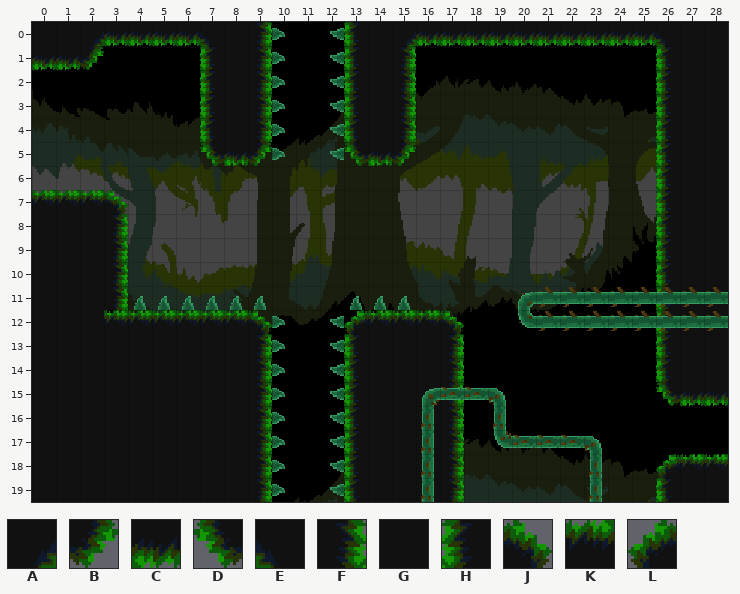
Tiled map (JSON) -- assets/tilemaps/levels/level1_6.json. Above, as it was before the edit.
Cells are 16x16 px. Shown: x 0..28, y 0..19.
Key: from "SheetB": A 105, B 106, C 107, D 108, E 109, F 118, G 120, H 122, J 132, K 133, L 134.
_ is an empty cell.
Layers that did not change in this view are not listed.
Layer "platforms" before, first column x 0:
 0 GGACCCCEGF___HGACCCCCCCCCCEGG
 1 CCB____HGF___HGF__________HGG
 2 _______HGF___HGF__________HGG
 3 _______HGF___HGF__________HGG
 4 _______HGF___HGF__________HGG
 5 _______DCB___DCB__________HGG
 6 __________________________HGG
 7 KKKJ______________________HGG
 8 GGGF______________________HGG
 9 GGGF______________________HGG
10 GGGF______________________HGG
11 GGGF______________________HGG
12 GGGKKKKKKJ___LKKKJ________HGG
13 GGGGGGGGGF___HGGGF________HGG
14 GGGGGGGGGF___HGGGF________HGG
15 GGGGGGGGGF___HGGGF________DCC
16 GGGGGGGGGF___HGGGF___________
17 GGGGGGGGGF___HGGGF___________
18 GGGGGGGGGF___HGGGF________LKK
19 GGGGGGGGGF___HGGGF________HGG
The result:
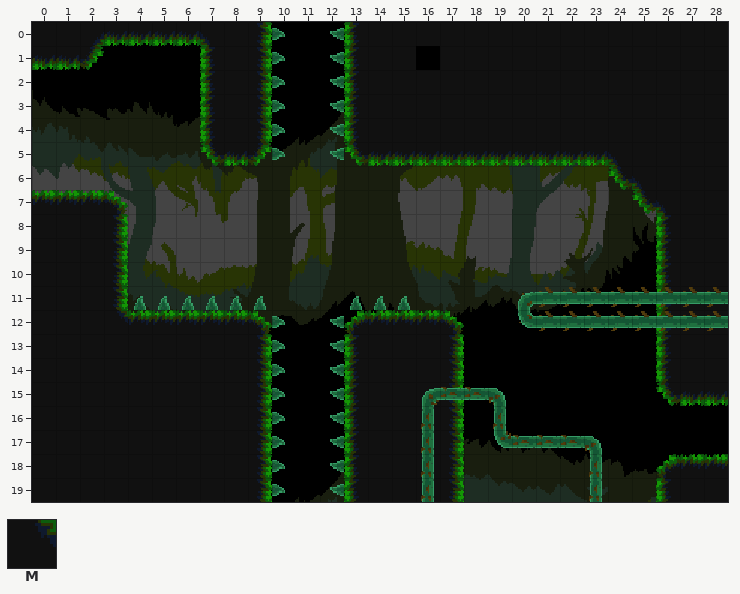
Further tiles: from "SheetB": M 131.
The edit:
Layer "platforms":
Tile B gives way to tile C in row 5 at x 15.
The edit adds tile C in row 5 at x 16 to 23.
The edit adds tile D in row 6 at x 24; in row 7 at x 25.
Tile H gives way to tile E in row 7 at x 26.
The edit adds tile E in row 5 at x 24; in row 6 at x 25.
Tile A gives way to tile G in row 0 at x 15.
Tile C gives way to tile G in row 0 at x 16 to 25.
Tile E gives way to tile G in row 0 at x 26.
Tile F gives way to tile G in rows 1 to 4 at x 15.
Tile H gives way to tile G in rows 1 to 6 at x 26.
The edit adds tile G in row 3 at x 18; in row 4 at x 16 to 23 and 25; in row 5 at x 25.
Tile K gives way to tile M in row 12 at x 3.
